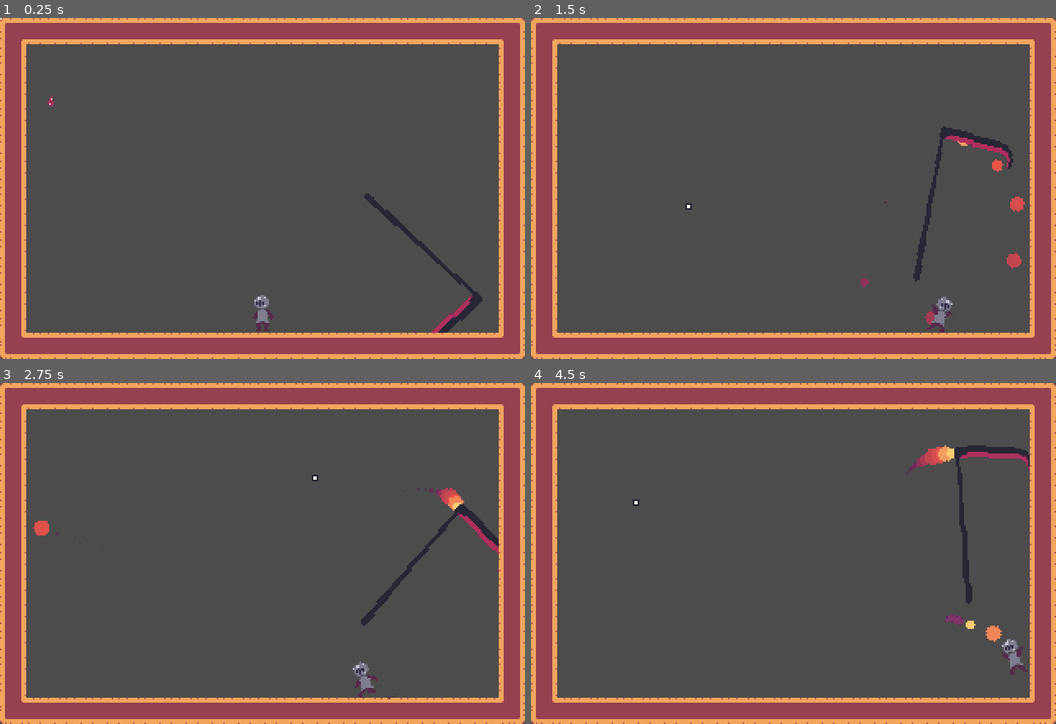
Above: before the commit, frames 1-4 (two rows, left to right).
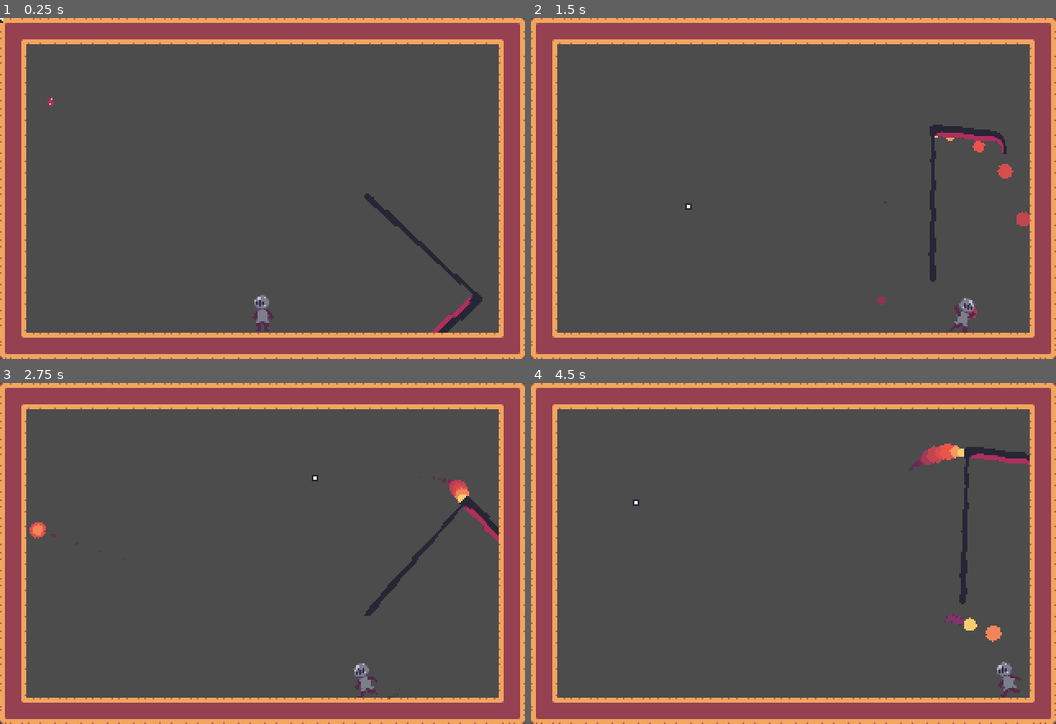
Above: after the commit, the same moments.

Repository: LordOfCheese1/DeathByDeath
Game: Godot game, scene res://Scenes/Testing.tscn
Two runs of this game, one before a commit and one after it. Both use one fixed random seed, a clock stepped at 60 frames per second and the inputs below.
Inputs (mouse positions are in pixels of both pictures, inside the frame that each line leads up to):
- Up to frame 1 (0.25 s): no input
- Up to frame 2 (1.5 s): tap Enter (confirm, bound only after the commit) at 0.5, 0.8, 1.35 s; move the mouse to (909, 171) at 0.52 s; hold Right (ui_right) from 0.53 s (still down); right-click (909, 171) at 0.6 s; tap Z (jump) at 0.77 s; move the mouse to (688, 205) at 1.27 s
- Up to frame 3 (2.75 s): tap Z (jump) at 1.52 s; right-click (157, 570) at 1.55 s; move the mouse to (315, 478) at 2.02 s; release Right (ui_right) at 2.03 s; hold Left (ui_left) from 2.03 s (still down); click (315, 478) at 2.1 s; tap Enter (confirm, bound only after the commit) at 2.3 s
- Up to frame 4 (4.5 s): move the mouse to (767, 621) at 2.77 s; release Left (ui_left) at 2.78 s; hold Right (ui_right) 2.78-4.28 s; right-click (767, 621) at 2.85 s; tap Z (jump) at 3.02, 3.77 s; move the mouse to (951, 604) at 3.52 s; tap Enter (confirm, bound only after the commit) at 3.6 s; move the mouse to (636, 502) at 4.27 s; hold Left (ui_left) from 4.28 s (still down); right-click (636, 502) at 4.35 s

The runs differ from the first frame. In frame 1, less than 0.1% of the frame differs, in the area x 0-1%, y 0-2%; in frame 2, 2.4%, in the area x 62-95%, y 31-93%; in frame 3, 1.4%; in frame 4, 1.6%.

Commit message:
User interface

Diff:
--- a/Autoloads/MusicManager/MusicManager.tscn
+++ b/Autoloads/MusicManager/MusicManager.tscn
@@ -4,6 +4,7 @@
 [ext_resource path="res://Audio/Music/GosienneNo1.mp3" type="AudioStream" id=2]
 
 [node name="MusicManager" type="AudioStreamPlayer"]
+pause_mode = 2
 stream = ExtResource( 2 )
 autoplay = true
 script = ExtResource( 1 )
--- a/Components/Managers/TextManager/TextManager.gd
+++ b/Components/Managers/TextManager/TextManager.gd
@@ -22,4 +22,4 @@
 		else:
 			y += 1
 			pos = 0
-		yield(get_tree().create_timer(time, false), "timeout")
+		yield(get_tree().create_timer(time, true), "timeout")
--- a/Components/User Interface/Cursor/Cursor.tscn
+++ b/Components/User Interface/Cursor/Cursor.tscn
@@ -33,7 +33,9 @@
 }
 
 [node name="Cursor" type="Sprite"]
+pause_mode = 2
 rotation = -1.0472
+z_index = 6
 texture = ExtResource( 1 )
 script = ExtResource( 2 )
 
--- a/Components/User Interface/Letter/Letter.tscn
+++ b/Components/User Interface/Letter/Letter.tscn
@@ -50,6 +50,7 @@
 }
 
 [node name="Letter" type="Sprite"]
+pause_mode = 2
 texture = ExtResource( 2 )
 
 [node name="AnimationPlayer" type="AnimationPlayer" parent="."]
--- a/Prefabs/Entities/MagicSword/MagicSword.gd
+++ b/Prefabs/Entities/MagicSword/MagicSword.gd
@@ -29,8 +29,8 @@
 	if Values.bow:
 		if Input.is_action_just_pressed("shoot") && !shoot_cooldown:
 			if get_parent().is_in_group("player"):
-				get_parent().velocity.y = -$Pivot.transform.x.y * 50
-				get_parent().velocity.x = stepify(-$Pivot.transform.x.x * 80, 12)
+				get_parent().velocity.y += -$Pivot.transform.x.y * 50
+				get_parent().velocity.x += stepify(-$Pivot.transform.x.x * 80, 12)
 			shoot_cooldown = true
 			var sword_projectile_inst = sword_projectile.instance()
 			sword_projectile_inst.position = global_position
--- a/Prefabs/Environment/Powerups/BowPickup/BowPickup.gd
+++ b/Prefabs/Environment/Powerups/BowPickup/BowPickup.gd
@@ -1,4 +1,8 @@
 extends Area2D
+
+
+var pickup_screen = load("res://Prefabs/User Interface/PowerupScreen/PowerupScreen.tscn")
+export var canvaslayer : NodePath
 
 
 func _ready():
@@ -9,5 +13,7 @@
 	if body.is_in_group("player"):
 		$AnimationPlayer.play("Collect")
 		yield(get_tree().create_timer(0.6, false), "timeout")
+		var pickup_screen_inst = pickup_screen.instance()
+		get_node(canvaslayer).add_child(pickup_screen_inst)
 		Values.bow = true
 		call_deferred("free")
--- /dev/null
+++ b/Prefabs/User Interface/OkayButton/OkayButton.gd
@@ -0,0 +1,25 @@
+extends Sprite
+
+
+var mouse_is_on = false
+signal pressed_ok
+var pressable = true
+
+
+func _ready():
+	pass
+
+
+func _physics_process(delta):
+	if EnemyFunctions.distance(get_global_mouse_position(), position).x < 32 && EnemyFunctions.distance(get_global_mouse_position(), position).y < 16 && pressable:
+		$Tween.interpolate_property(self, "scale", scale, Vector2(1.2, 1.2), 0.1, Tween.TRANS_LINEAR, Tween.EASE_IN_OUT)
+		$Tween.start()
+		mouse_is_on = true
+	else:
+		$Tween.interpolate_property(self, "scale", scale, Vector2(1, 1), 0.1, Tween.TRANS_LINEAR, Tween.EASE_IN_OUT)
+		$Tween.start()
+		mouse_is_on = false
+
+	if mouse_is_on == true && Input.is_action_just_pressed("confirm"):
+		pressable = false
+		emit_signal("pressed_ok")
--- /dev/null
+++ b/Prefabs/User Interface/OkayButton/OkayButton.tscn
@@ -0,0 +1,10 @@
+[gd_scene load_steps=3 format=2]
+
+[ext_resource path="res://Textures/Interface/OkayButton.png" type="Texture" id=1]
+[ext_resource path="res://Prefabs/User Interface/OkayButton/OkayButton.gd" type="Script" id=2]
+
+[node name="OkayButton" type="Sprite"]
+texture = ExtResource( 1 )
+script = ExtResource( 2 )
+
+[node name="Tween" type="Tween" parent="."]
--- /dev/null
+++ b/Prefabs/User Interface/PowerupScreen/PowerupScreen.gd
@@ -0,0 +1,21 @@
+extends Node2D
+
+
+export var input : String
+export var action : String
+export var usage : Texture
+
+
+func _ready():
+	get_tree().paused = true
+	$AnimationPlayer.play("Appear")
+	$UsageDepiction.texture = usage
+	yield(get_tree().create_timer(0.1, true), "timeout")
+	$UserText.change_text("PRESS_" + input + "_TO_" + action + ".", 0.05)
+
+
+func _on_OkayButton_pressed_ok():
+	$AnimationPlayer.play_backwards("Appear")
+	yield(get_tree().create_timer(0.5, true), "timeout")
+	get_tree().paused = false
+	call_deferred("free")
--- a/Prefabs/User Interface/PowerupScreen/PowerupScreen.tscn
+++ b/Prefabs/User Interface/PowerupScreen/PowerupScreen.tscn
@@ -1,7 +1,10 @@
-[gd_scene load_steps=5 format=2]
+[gd_scene load_steps=8 format=2]
 
 [ext_resource path="res://icon.png" type="Texture" id=1]
 [ext_resource path="res://Components/Managers/TextManager/TextManager.tscn" type="PackedScene" id=2]
+[ext_resource path="res://Prefabs/User Interface/PowerupScreen/PowerupScreen.gd" type="Script" id=3]
+[ext_resource path="res://Textures/Interface/BowDepiction.png" type="Texture" id=4]
+[ext_resource path="res://Prefabs/User Interface/OkayButton/OkayButton.tscn" type="PackedScene" id=5]
 
 [sub_resource type="Animation" id=1]
 resource_name = "Appear"
@@ -30,6 +33,30 @@
 "update": 0,
 "values": [ Vector2( 1e-05, 1e-05 ), Vector2( 1e-05, 1e-05 ), Vector2( 1.2, 1.2 ), Vector2( 1, 1 ) ]
 }
+tracks/2/type = "value"
+tracks/2/path = NodePath("OkayButton:modulate")
+tracks/2/interp = 1
+tracks/2/loop_wrap = true
+tracks/2/imported = false
+tracks/2/enabled = true
+tracks/2/keys = {
+"times": PoolRealArray( 0, 0.1, 0.3 ),
+"transitions": PoolRealArray( 1, 1, 1 ),
+"update": 0,
+"values": [ Color( 1, 1, 1, 0 ), Color( 1, 1, 1, 0 ), Color( 1, 1, 1, 1 ) ]
+}
+tracks/3/type = "value"
+tracks/3/path = NodePath("UserText:scale")
+tracks/3/interp = 1
+tracks/3/loop_wrap = true
+tracks/3/imported = false
+tracks/3/enabled = true
+tracks/3/keys = {
+"times": PoolRealArray( 0, 0.2, 0.4, 0.5 ),
+"transitions": PoolRealArray( 1, 1, 1, 1 ),
+"update": 0,
+"values": [ Vector2( 0, 0 ), Vector2( 0, 0 ), Vector2( 1.1, 1.1 ), Vector2( 1, 1 ) ]
+}
 
 [sub_resource type="Animation" id=2]
 length = 0.001
@@ -45,22 +72,62 @@
 "update": 0,
 "values": [ Vector2( 1e-05, 1e-05 ) ]
 }
+tracks/1/type = "value"
+tracks/1/path = NodePath("ScreenRecolour:color")
+tracks/1/interp = 1
+tracks/1/loop_wrap = true
+tracks/1/imported = false
+tracks/1/enabled = true
+tracks/1/keys = {
+"times": PoolRealArray( 0 ),
+"transitions": PoolRealArray( 1 ),
+"update": 0,
+"values": [ Color( 0.196078, 0.160784, 0.278431, 0 ) ]
+}
+tracks/2/type = "value"
+tracks/2/path = NodePath("OkayButton:modulate")
+tracks/2/interp = 1
+tracks/2/loop_wrap = true
+tracks/2/imported = false
+tracks/2/enabled = true
+tracks/2/keys = {
+"times": PoolRealArray( 0 ),
+"transitions": PoolRealArray( 1 ),
+"update": 0,
+"values": [ Color( 1, 1, 1, 0 ) ]
+}
 
 [node name="PowerupScreen" type="Node2D"]
+pause_mode = 2
+script = ExtResource( 3 )
+input = "RMB"
+action = "SHOOT_YOUR_SWORD"
+usage = ExtResource( 4 )
 
 [node name="ScreenRecolour" type="ColorRect" parent="."]
+pause_mode = 2
 margin_right = 320.0
 margin_bottom = 208.0
-color = Color( 0.196078, 0.160784, 0.278431, 0.705882 )
+color = Color( 0.196078, 0.160784, 0.278431, 0 )
 
 [node name="AnimationPlayer" type="AnimationPlayer" parent="."]
+pause_mode = 2
 anims/Appear = SubResource( 1 )
 anims/RESET = SubResource( 2 )
 
 [node name="UsageDepiction" type="Sprite" parent="."]
-position = Vector2( 160, 104 )
+pause_mode = 2
+position = Vector2( 160, 75 )
 scale = Vector2( 1e-05, 1e-05 )
 texture = ExtResource( 1 )
 
 [node name="UserText" parent="." instance=ExtResource( 2 )]
-position = Vector2( 103, 150 )
+pause_mode = 2
+position = Vector2( 80, 132 )
+
+[node name="OkayButton" parent="." instance=ExtResource( 5 )]
+pause_mode = 2
+modulate = Color( 1, 1, 1, 0 )
+position = Vector2( 160, 172 )
+
+[connection signal="pressed_ok" from="OkayButton" to="." method="_on_OkayButton_pressed_ok"]
--- a/Scenes/Level-1_Spider.tscn
+++ b/Scenes/Level-1_Spider.tscn
@@ -28,6 +28,7 @@
 
 [node name="BowPickup" parent="Environment" instance=ExtResource( 12 )]
 position = Vector2( 1713, 151 )
+canvaslayer = NodePath("../../Interface")
 
 [node name="EntityGate" parent="Environment" instance=ExtResource( 9 )]
 position = Vector2( 1282, -280 )
@@ -95,7 +96,7 @@
 position = Vector2( 320, 536 )
 
 [node name="Player" parent="." instance=ExtResource( 2 )]
-position = Vector2( 8, 132 )
+position = Vector2( 48, 132 )
 
 [node name="Camera" parent="." instance=ExtResource( 3 )]
 position = Vector2( 160, 104 )
--- a/project.godot
+++ b/project.godot
@@ -101,6 +101,12 @@
 "events": [ Object(InputEventMouseButton,"resource_local_to_scene":false,"resource_name":"","device":0,"alt":false,"shi …(212 unchanged characters)…
  ]
 }
+confirm={
+"deadzone": 0.5,
+"events": [ Object(InputEventKey,"resource_local_to_scene":false,"resource_name":"","device":0,"alt":false,"shift":false,"control":false,"meta":false,"command":false,"pressed":false,"scancode":0,"physical_scancode":16777221,"unicode":0,"echo":false,"script":null)
+, Object(InputEventMouseButton,"resource_local_to_scene":false,"resource_name":"","device":0,"alt":false,"shift":false,"control":false,"meta":false,"command":false,"button_mask":0,"position":Vector2( 0, 0 ),"global_position":Vector2( 0, 0 ),"factor":1.0,"button_index":1,"pressed":false,"doubleclick":false,"script":null)
+ ]
+}
 
 [physics]
 
Binary file added: Textures/Interface/BowDepiction.png
Not shown, added: Textures/Interface/BowDepiction.png.import
Binary file added: Textures/Interface/OkayButton.png
Not shown, added: Textures/Interface/OkayButton.png.import
